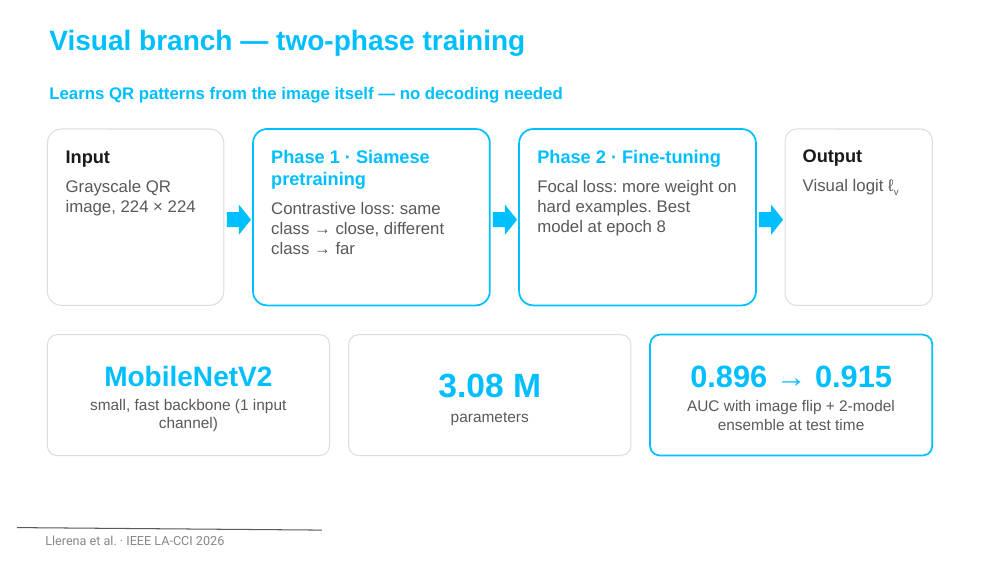
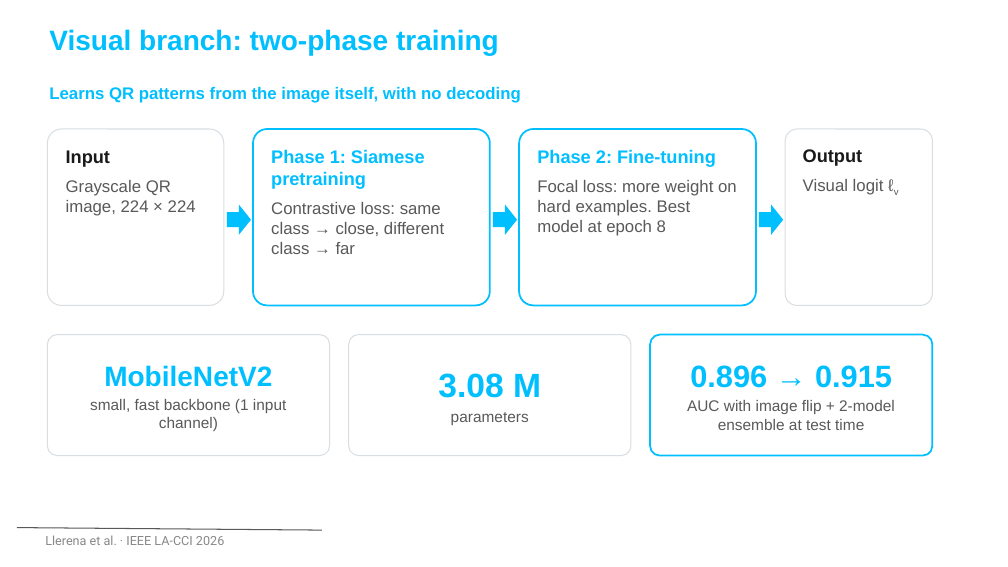
Before and after one commit to nicolasllerenas/Multimodal-Quishing-Detection-Framework, a slide deck: slide 16 of Q-Shield_LACCI2026_Presentacion.pptx (slide 12 before the commit). Drawn at 1008x567 pixels with LibreOffice and Linux fonts; fonts in the diff are those of the drawing; background and template pictures are left out. Boxes give left, top, right and bottom in pixels: in the first picture for what was removed or moved away, otherwise in the second. Text is boxed around its words. In the diff, an @@ line names an element or a change of style, - is before the commit and + after.

```diff
--- a/Q-Shield_LACCI2026_Presentacion.pptx
+++ b/Q-Shield_LACCI2026_Presentacion.pptx
@@ text at bbox=[49, 29, 499, 55]: text changed @@
-Visual branch — two-phase training
+Visual branch: two-phase training
@@ text at bbox=[49, 87, 521, 103]: text changed @@
-Learns QR patterns from the image itself — no decoding needed
+Learns QR patterns from the image itself, with no decoding
@@ text in rounded rectangle at bbox=[271, 149, 425, 189]: text changed @@
-Phase 1 · Siamese pretraining
+Phase 1: Siamese pretraining
@@ text in rounded rectangle at bbox=[537, 149, 716, 167]: text changed @@
-Phase 2 · Fine-tuning
+Phase 2: Fine-tuning
```
Also in this commit, not shown: 18 other slides changed, 4 slides added, 3 other files.
